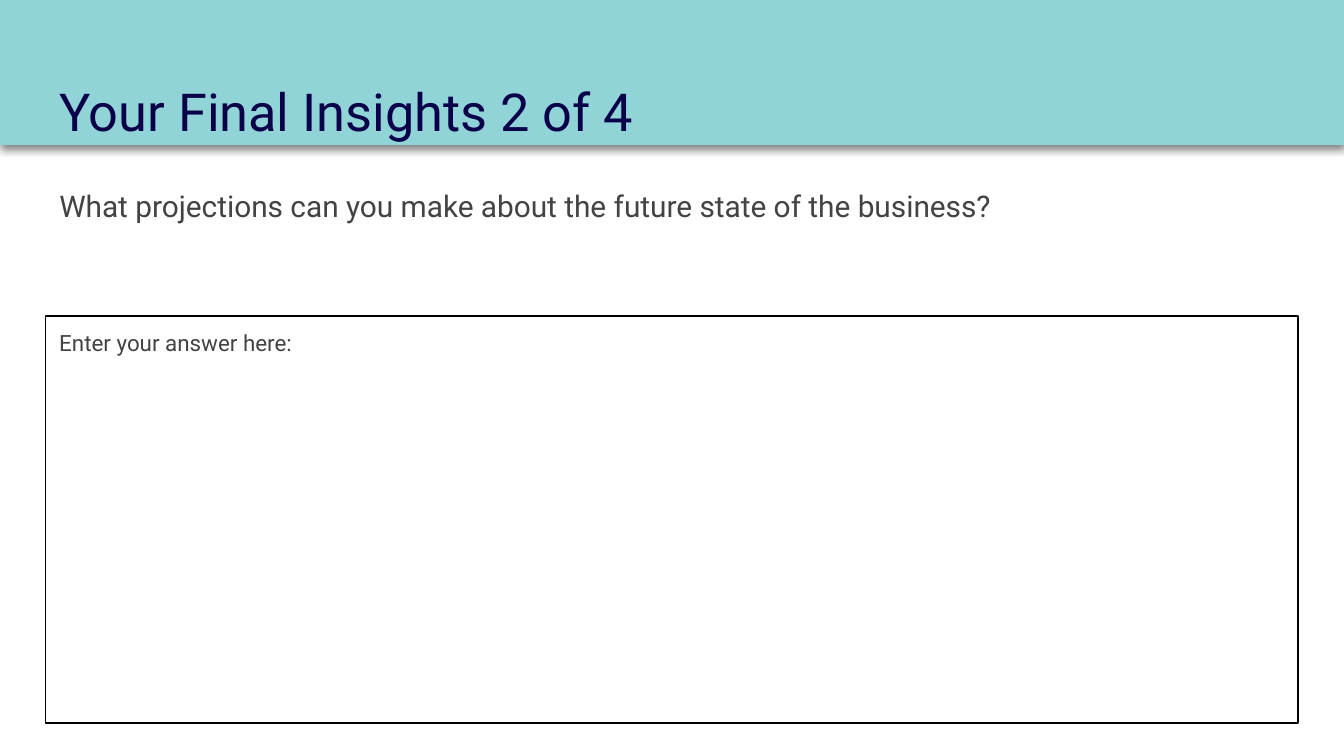
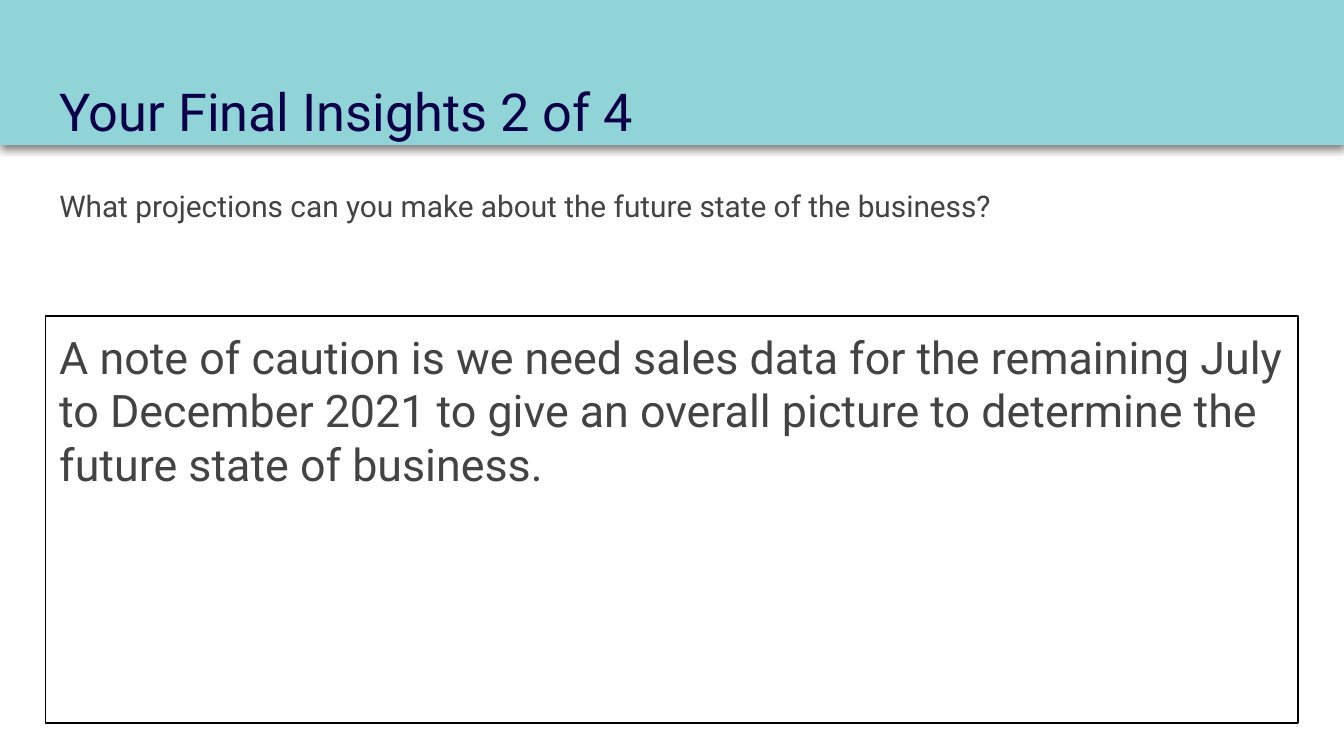
Before and after one commit to dennislamcv1/MetaMarketingAnalytics, a slide deck: slide 17 of Introduction to Data Analytics/Course 2 Capstone Deck.pptx. Drawn at 1344x756 pixels with LibreOffice and Linux fonts; fonts in the diff are those of the drawing. Boxes give left, top, right and bottom in pixels: in the first picture for what was removed or moved away, otherwise in the second. Text is boxed around its words. In the diff, an @@ line names an element or a change of style, - is before the commit and + after.

```diff
--- a/Introduction to Data Analytics/Course 2 Capstone Deck.pptx
+++ b/Introduction to Data Analytics/Course 2 Capstone Deck.pptx
@@ text in rectangle at bbox=[59, 340, 1281, 482]: text changed; size 12 to 24 pt @@
-Enter your answer here:
+A note of caution is we need sales data for the remaining July to December 2021 to give an overall picture to determine the future state of business.
```
Also in this commit, not shown: 10 other slides changed, 2 slides added, 2 slides removed, 7 other files.
